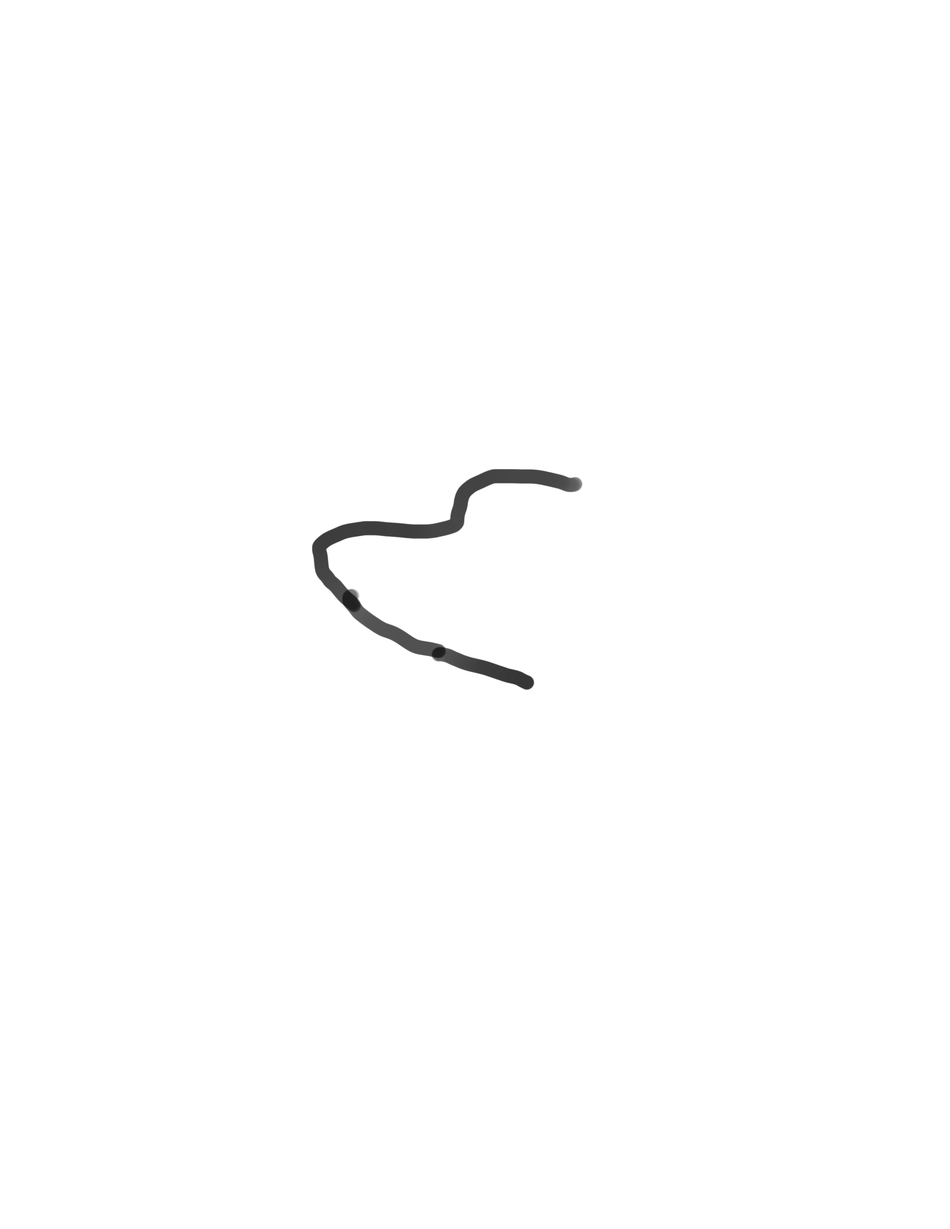
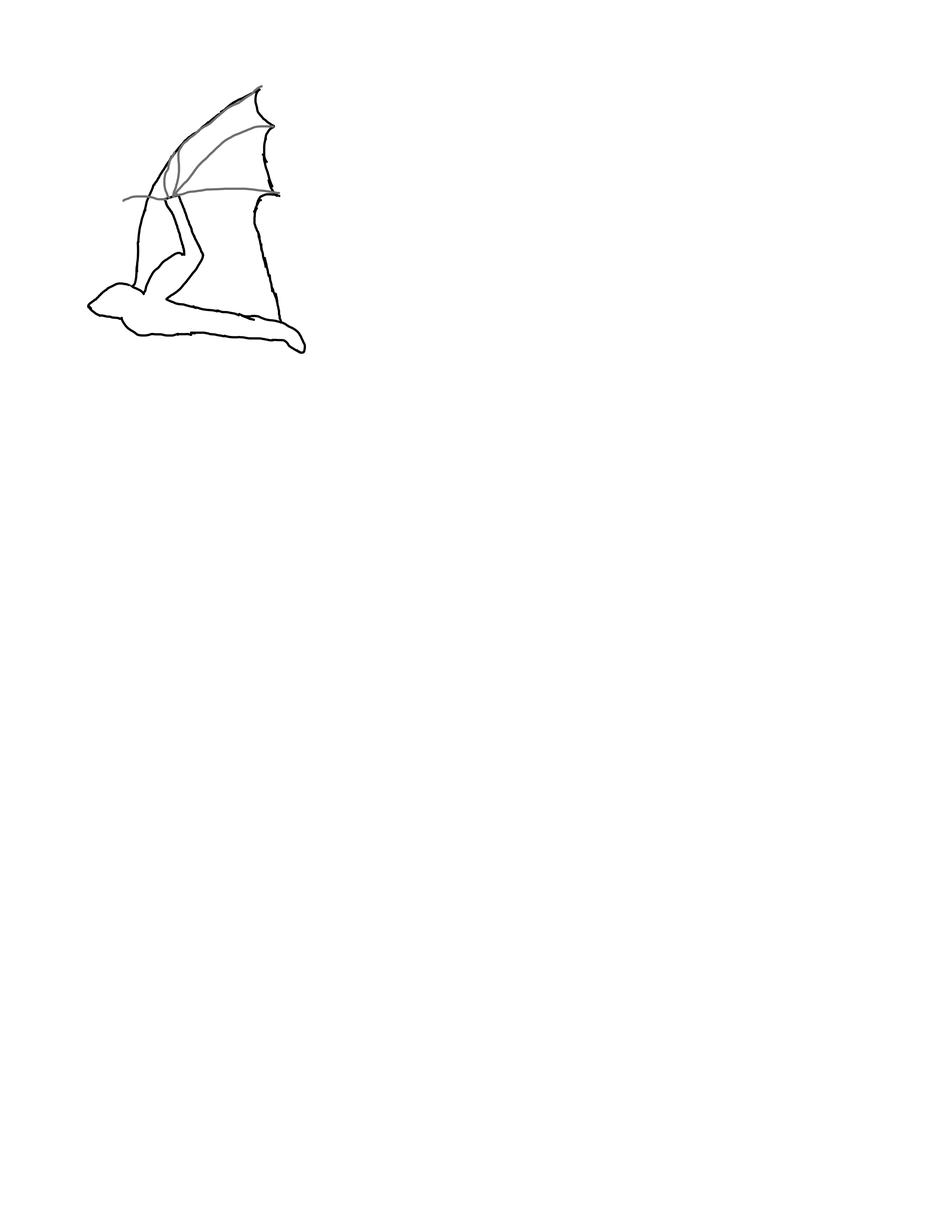
Revision of a layered w=950, h=1229 image; what changed, layer by layer:
added layer "Paint Layer 5" above "Paint Layer 6" over 122, 84, 281, 215
added layer "Paint Layer 6" above "Paint Layer 1" over 238, 119, 301, 334
painted on "Paint Layer 1" over 87, 84, 583, 691
